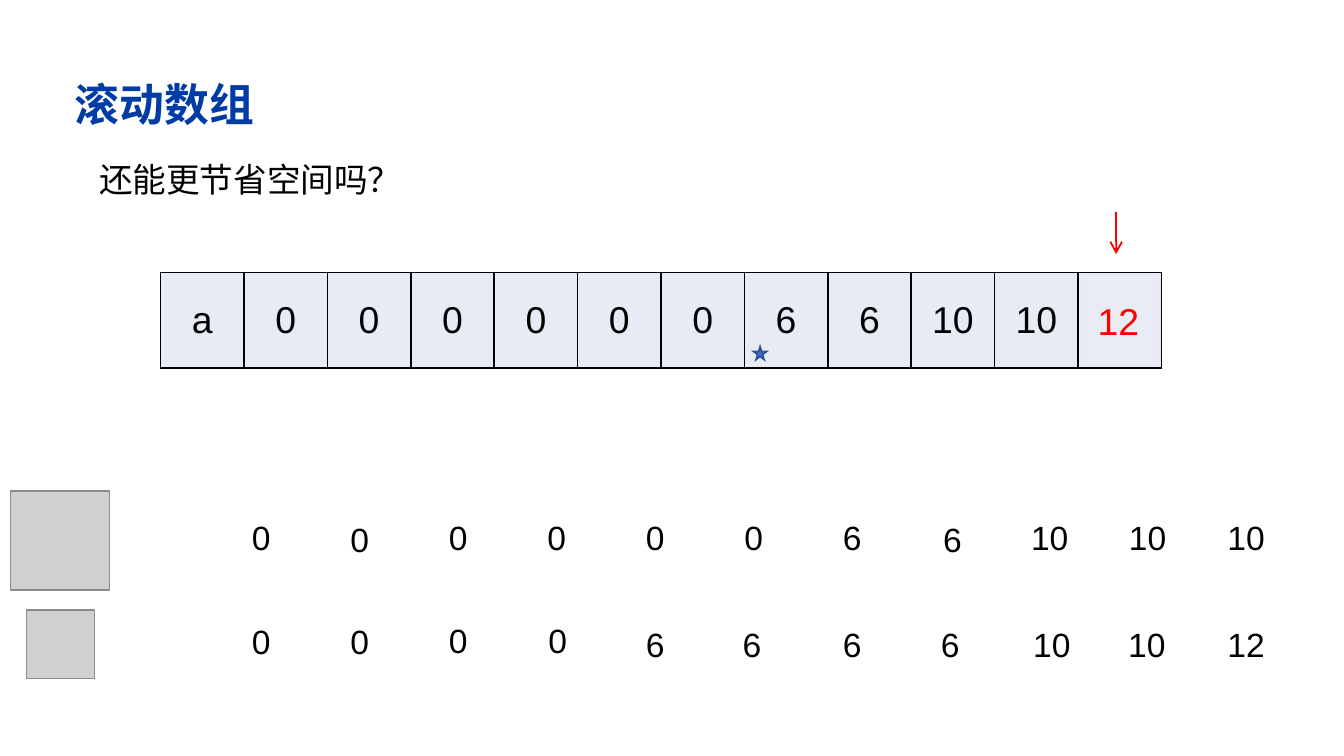
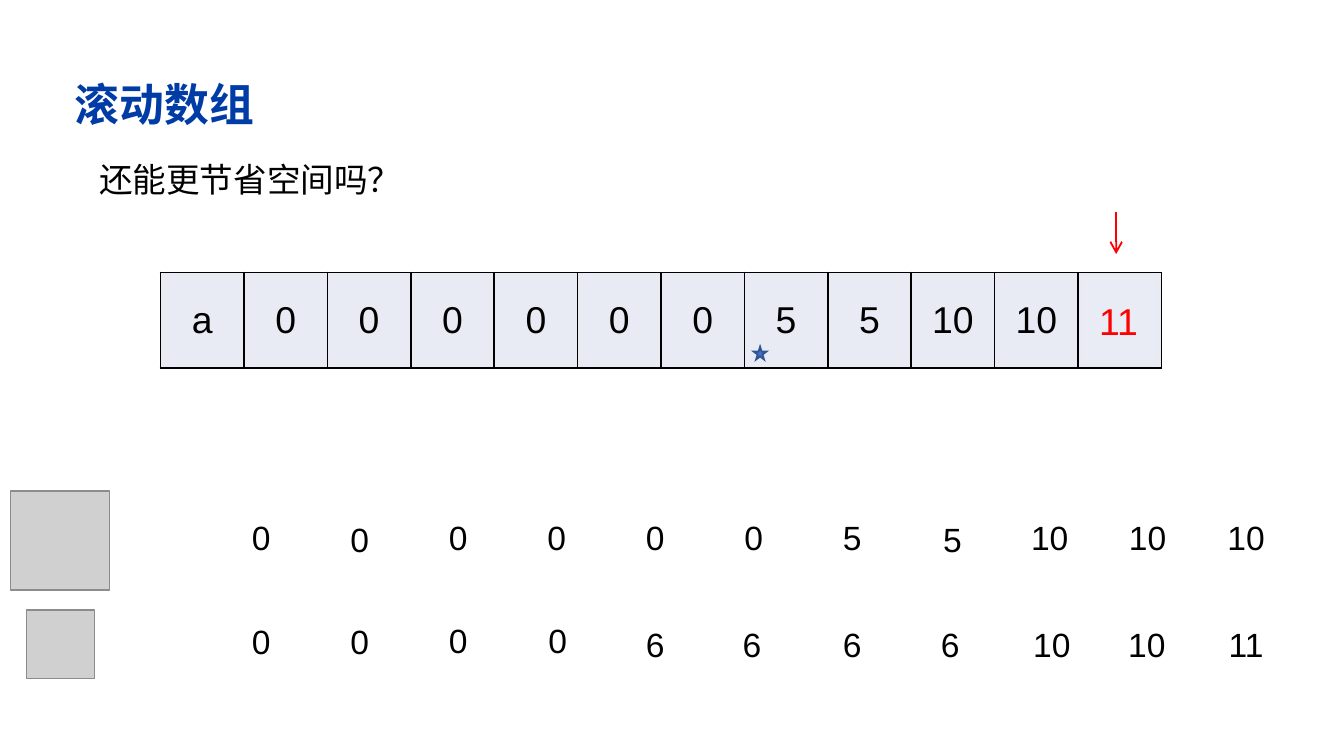
Before and after one commit to xiaoyiwei199/My-PPT, a slide deck: slide 20 of NOIP 2-1-2 动态规划II（01背包）.pptx. Drawn at 1344x756 pixels with LibreOffice and Linux fonts; fonts in the diff are those of the drawing; grey boxes stand for pictures; background and template pictures are left out. Boxes give left, top, right and bottom in pixels: in the first picture for what was removed or moved away, otherwise in the second. Text is boxed around its words. In the diff, an @@ line names an element or a change of style, - is before the commit and + after.

```diff
--- a/NOIP 2-1-2 动态规划II（01背包）.pptx
+++ b/NOIP 2-1-2 动态规划II（01背包）.pptx
@@ table at bbox=[160, 273, 1160, 368] @@
-row 1, column 8: 6
+row 1, column 8: 5
-row 1, column 9: 6
+row 1, column 9: 5
@@ text in rectangle at bbox=[1099, 309, 1138, 335]: text changed @@
-12
+11
@@ text at bbox=[843, 527, 862, 551]: text changed @@
-6
+5
@@ text at bbox=[943, 529, 962, 553]: text changed @@
-6
+5
@@ text at bbox=[1229, 634, 1264, 657]: text changed @@
-12
+11
```
Also in this commit, not shown: 1 other slide changed.
